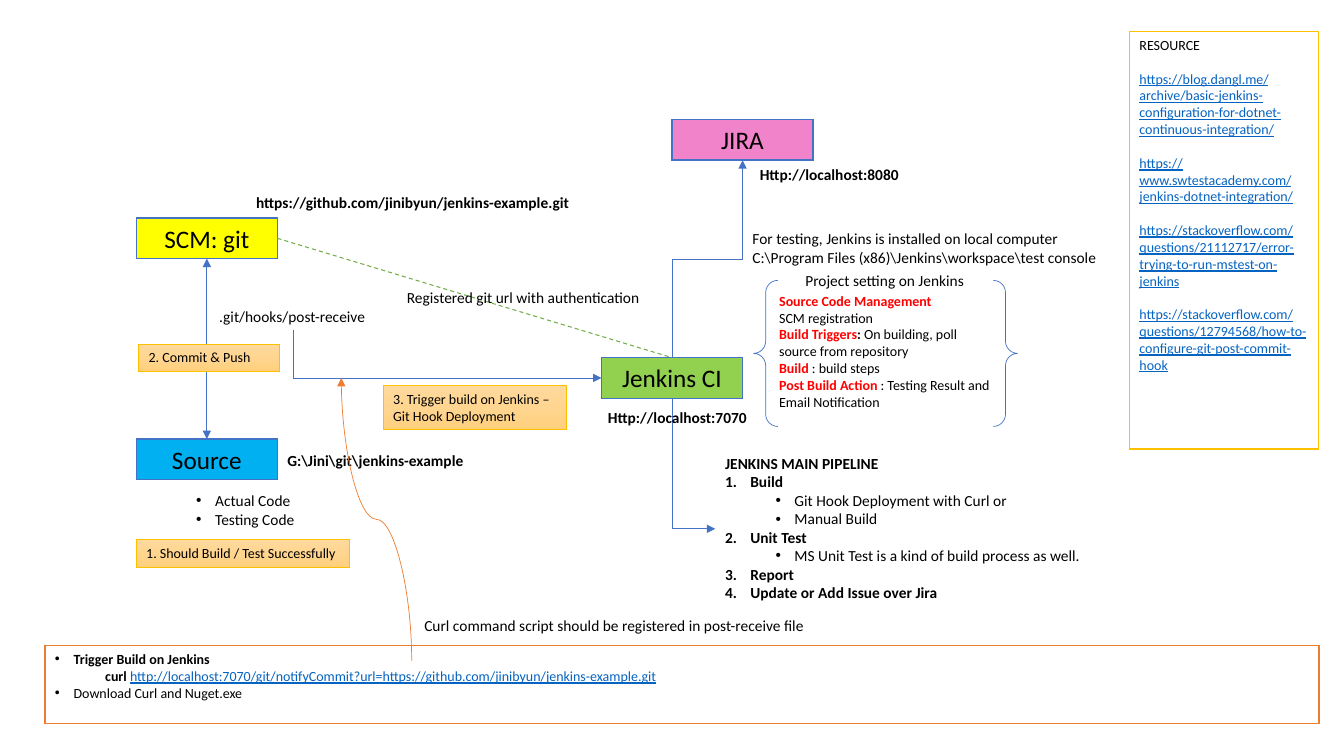
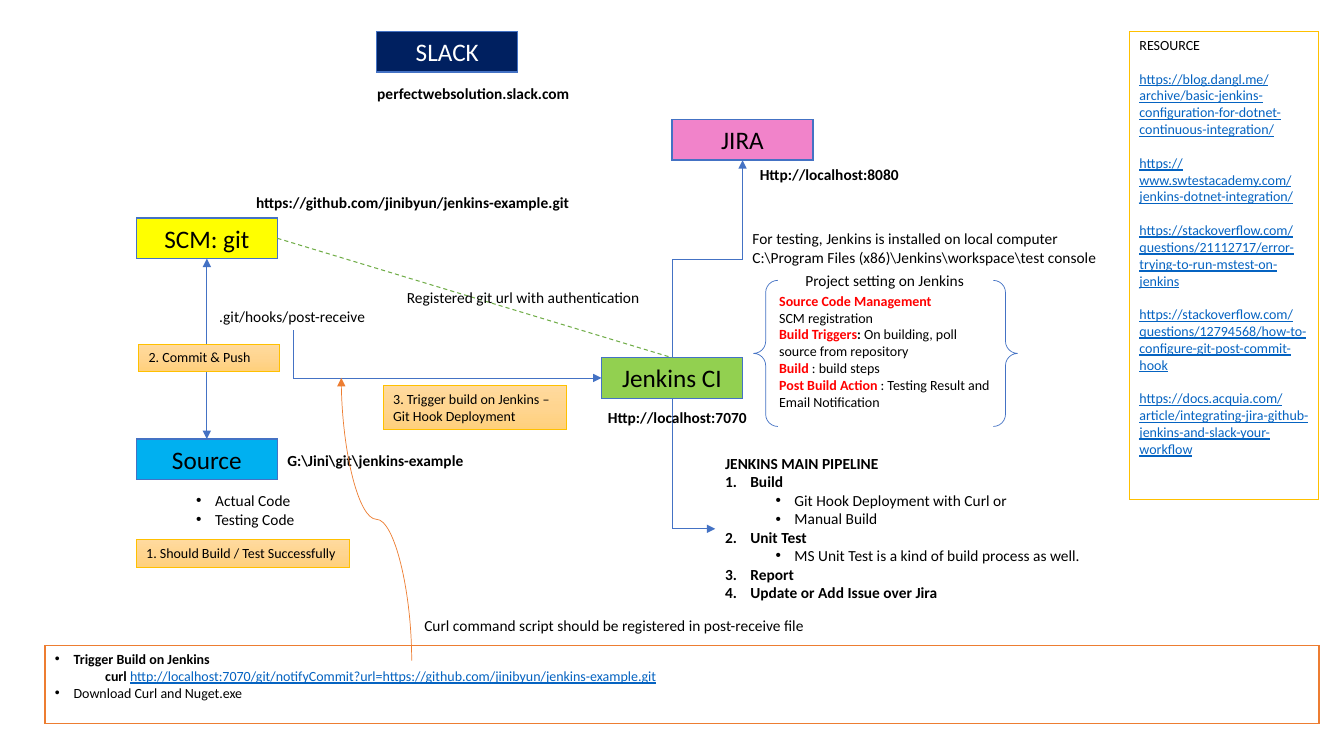
Before and after one commit to jinibyun/jenkins-example, a slide deck: slide 1 of Summary Presentation.pptx. Drawn at 1344x756 pixels with LibreOffice and Linux fonts; fonts in the diff are those of the drawing. Boxes give left, top, right and bottom in pixels: in the first picture for what was removed or moved away, otherwise in the second. Text is boxed around its words. In the diff, an @@ line names an element or a change of style, - is before the commit and + after.

```diff
--- a/Summary Presentation.pptx
+++ b/Summary Presentation.pptx
@@ rectangle added at [377, 31, 518, 72], fill #002060, outline #4472C4 1 pt, 18 pt, text #FFFFFF @@
+SLACK
@@ rectangle "RESOURCE": place and size @@
-rectangle "RESOURCE" at [1130, 31, 1320, 449]
+rectangle "RESOURCE" at [1130, 31, 1320, 499]
@@ text added at [377, 88, 569, 102], 11 pt, text #000000, bold @@
+perfectwebsolution.slack.com
@@ text in rectangle at [1139, 393, 1308, 457]: paragraph added @@
+https://docs.acquia.com/article/integrating-jira-github-jenkins-and-slack-your-workflow
```
